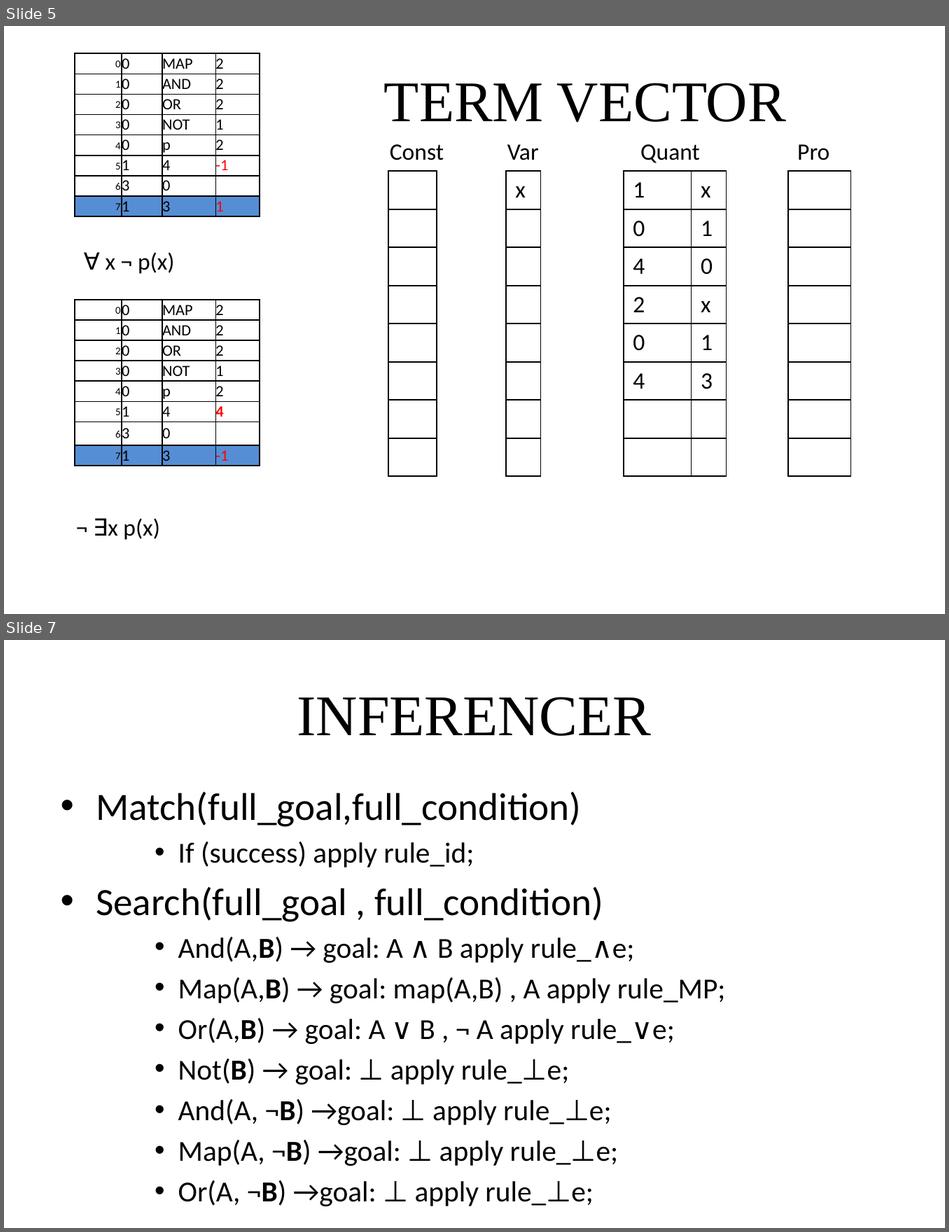
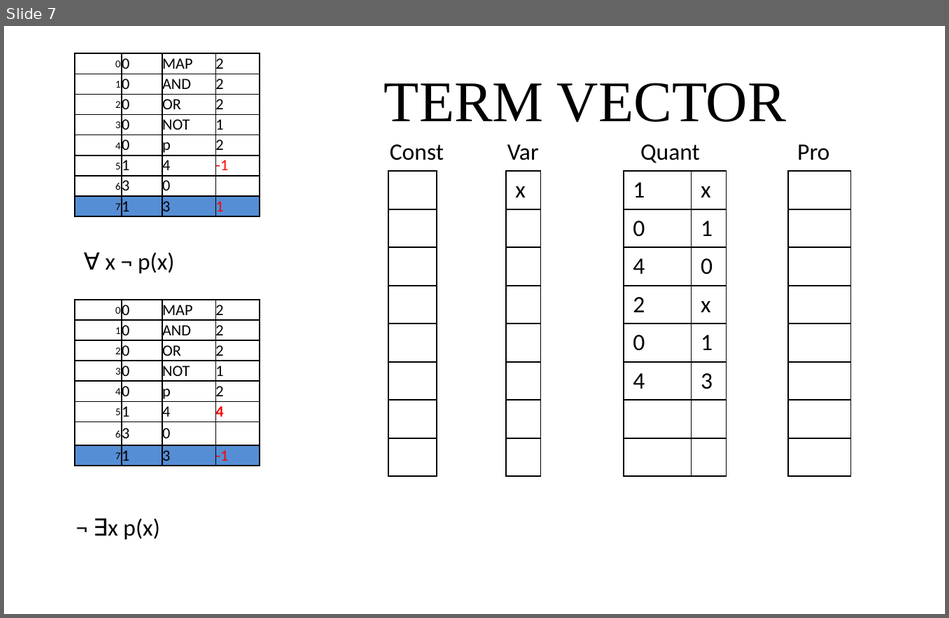
Before and after one commit to giang-rocker/logic, a slide deck: Report/SUY LUẬN TỰ NHIÊN.pptx. Shown one above the other, each under a label of ours: slides 5 and 7 before the commit, slide 7 after it; the slides between them are not shown. The pictures are 949x1232 and 949x618 pixels, drawn with LibreOffice and Linux fonts; fonts in the diff are those of the drawing. Boxes give left, top, right and bottom in pixels: in the first picture for what was removed or moved away, otherwise in the second. Text is boxed around its words. In the diff, an @@ line names an element or a change of style, - is before the commit and + after.

```diff
--- a/Report/SUY LUẬN TỰ NHIÊN.pptx
+++ b/Report/SUY LUẬN TỰ NHIÊN.pptx
@@ slide 7 removed at (x1=4, y1=640, x2=945, y2=1228), background #FFFFFF @@
@@ title removed at (x1=297, y1=697, x2=651, y2=736) @@
-INFERENCER
@@ text removed at (x1=96, y1=791, x2=726, y2=1206) @@
-• Match(full_goal,full_condition)
-    • If (success) apply rule_id;
-• Search(full_goal , full_condition)
-    • And(A,B) → goal: A ∧ B apply rule_∧e;
-    • Map(A,B) → goal: map(A,B) , A apply rule_MP;
-    • Or(A,B) → goal: A ∨ B , ¬ A apply rule_∨e;
-    • Not(B) → goal: ⊥ apply rule_⊥e;
-    • And(A, ¬B) →goal: ⊥ apply rule_⊥e;
-    • Map(A, ¬B) →goal: ⊥ apply rule_⊥e;
-    • Or(A, ¬B) →goal: ⊥ apply rule_⊥e;
@@ what was slide 5 is now slide 7 @@
```
Also in this commit, not shown: 2 slides changed, 19 slides added, 5 other slides removed, 1 other file.
